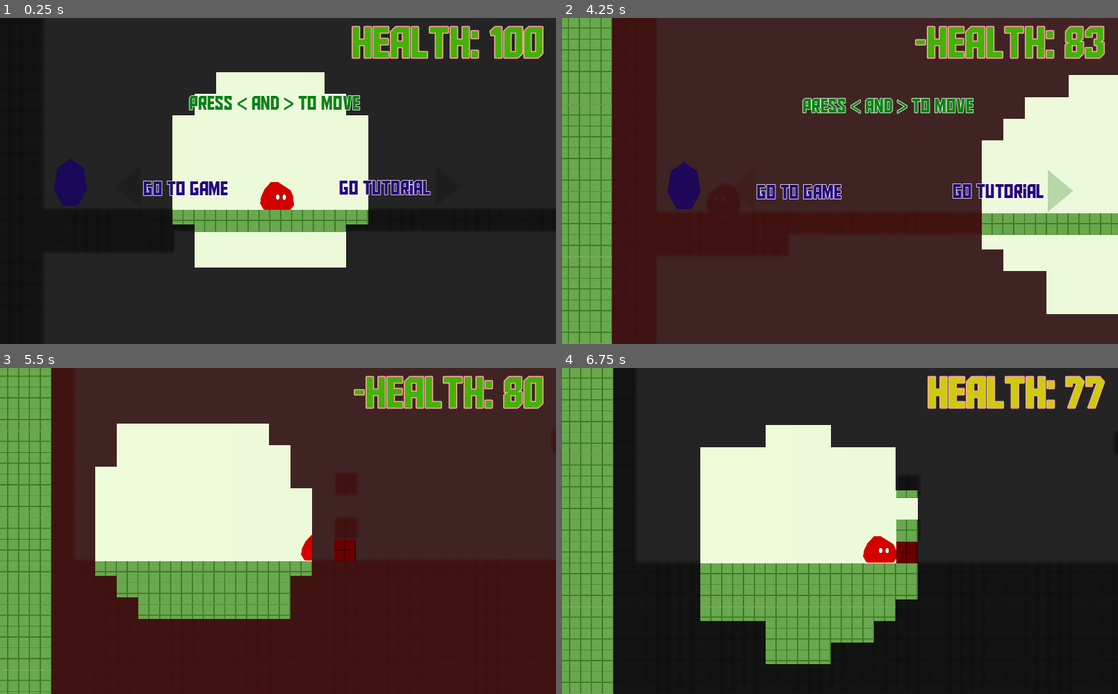
Above: before the commit, frames 1-4 (two rows, left to right).
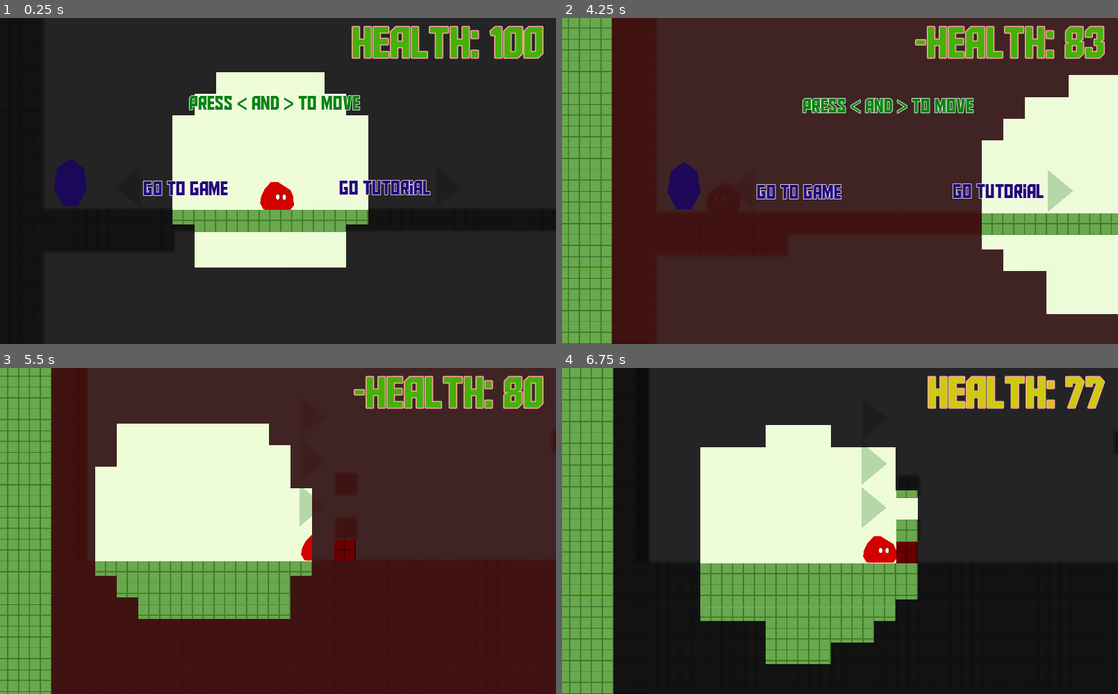
Above: after the commit, the same moments.

Repository: glitchcore/comfort
Game: Godot game, scene res://Scenes/BaseLevel.tscn
Two runs of this game, one before a commit and one after it. Both use one fixed random seed, a clock stepped at 60 frames per second and the inputs below.
Inputs:
- Up to frame 1 (0.25 s): no input
- Up to frame 2 (4.25 s): tap Space (jump) at 0.5, 0.77, 1.25, 1.52, 2, 2.75, 3.02, 3.5, 3.77 s; hold Right (ui_right) 0.53-2.03 s; hold Left (ui_left) from 2.03 s (still down)
- Up to frame 3 (5.5 s): tap Space (jump) at 4.25, 4.52 s; release Left (ui_left) at 4.28 s; hold Right (ui_right) from 4.28 s (still down)
- Up to frame 4 (6.75 s): keep holding Right (ui_right); tap Space (jump) at 6.02 s

The runs differ from the first frame. In frame 2, less than 0.1% of the frame differs, in the area x 0-9%, y 26-100%; in frame 3, 0.3%; in frame 4, 0.7%, in the area x 0-59%, y 24-100%.

Commit message:
add arrows

Diff:
--- a/Scenes/BaseLevel.tscn
+++ b/Scenes/BaseLevel.tscn
@@ -102,7 +102,7 @@
 margin_bottom = 38.6
 
 [node name="Sprite" type="Sprite" parent="."]
-position = Vector2( 2770, -2235 )
+position = Vector2( 3429, -1962 )
 scale = Vector2( 3.29126, 5757 )
 z_index = -10
 z_as_relative = false
@@ -453,5 +453,67 @@
 custom_fonts/font = SubResource( 8 )
 text = "ENEMIES!"
 
+[node name="LevelHints" type="Node2D" parent="."]
+
+[node name="Arrow15" parent="LevelHints" instance=ExtResource( 13 )]
+position = Vector2( 474, -2439 )
+rotation = 3.14159
+
+[node name="Arrow16" parent="LevelHints" instance=ExtResource( 13 )]
+position = Vector2( 475, -2520 )
+rotation = 3.14159
+
+[node name="Arrow17" parent="LevelHints" instance=ExtResource( 13 )]
+position = Vector2( 475, -2601 )
+rotation = 3.14159
+
+[node name="Arrow18" parent="LevelHints" instance=ExtResource( 13 )]
+position = Vector2( 1124, -2672 )
+rotation = 3.14159
+
+[node name="Arrow19" parent="LevelHints" instance=ExtResource( 13 )]
+position = Vector2( 1125, -2753 )
+rotation = 3.14159
+
+[node name="Arrow20" parent="LevelHints" instance=ExtResource( 13 )]
+position = Vector2( 1125, -2834 )
+rotation = 3.14159
+
+[node name="Arrow21" parent="LevelHints" instance=ExtResource( 13 )]
+position = Vector2( 1736, -2439 )
+rotation = 3.14159
+
+[node name="Arrow22" parent="LevelHints" instance=ExtResource( 13 )]
+position = Vector2( 1737, -2520 )
+rotation = 3.14159
+
+[node name="Arrow23" parent="LevelHints" instance=ExtResource( 13 )]
+position = Vector2( 1737, -2601 )
+rotation = 3.14159
+
+[node name="Arrow24" parent="LevelHints" instance=ExtResource( 13 )]
+position = Vector2( 1725, -3030 )
+rotation = 3.14159
+
+[node name="Arrow25" parent="LevelHints" instance=ExtResource( 13 )]
+position = Vector2( 1726, -3111 )
+rotation = 3.14159
+
+[node name="Arrow26" parent="LevelHints" instance=ExtResource( 13 )]
+position = Vector2( 1726, -3192 )
+rotation = 3.14159
+
+[node name="Arrow27" parent="LevelHints" instance=ExtResource( 13 )]
+position = Vector2( 2291, -2818 )
+rotation = 3.14159
+
+[node name="Arrow28" parent="LevelHints" instance=ExtResource( 13 )]
+position = Vector2( 2292, -2899 )
+rotation = 3.14159
+
+[node name="Arrow29" parent="LevelHints" instance=ExtResource( 13 )]
+position = Vector2( 2293, -2983 )
+rotation = 3.14159
+
 [connection signal="body_entered" from="PortalToGame" to="Store" method="_on_PortalToGame_body_entered"]
 [connection signal="body_exited" from="GameAreas/StartArea" to="Store" method="_on_StartArea_body_exited"]
